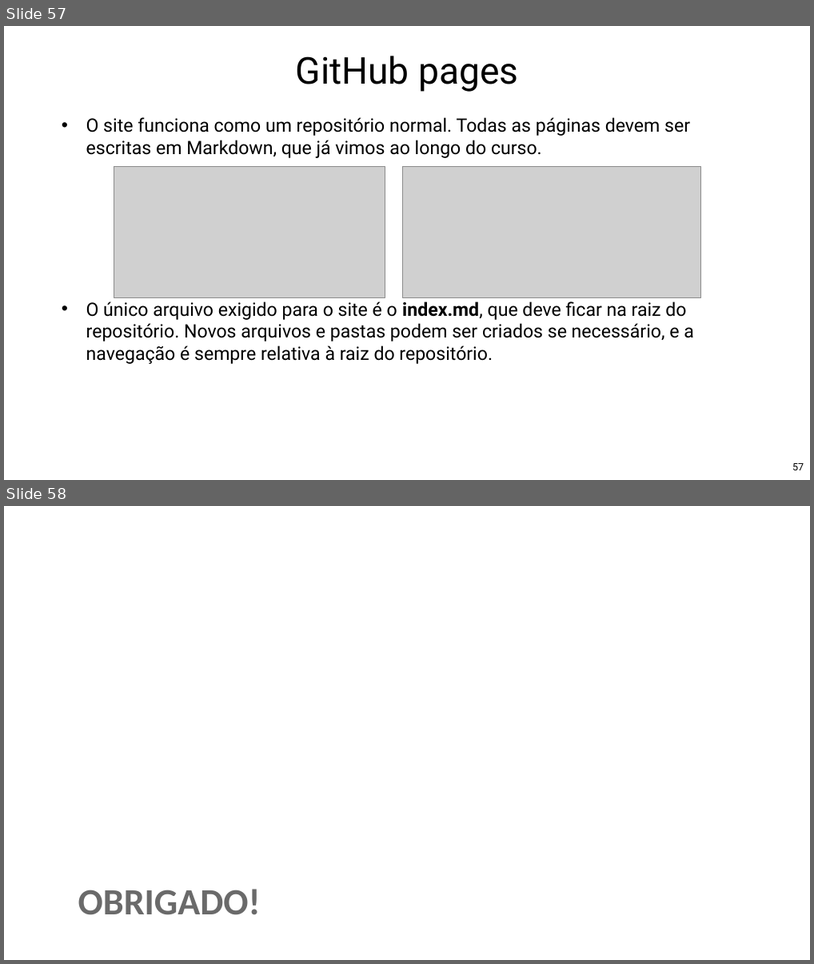
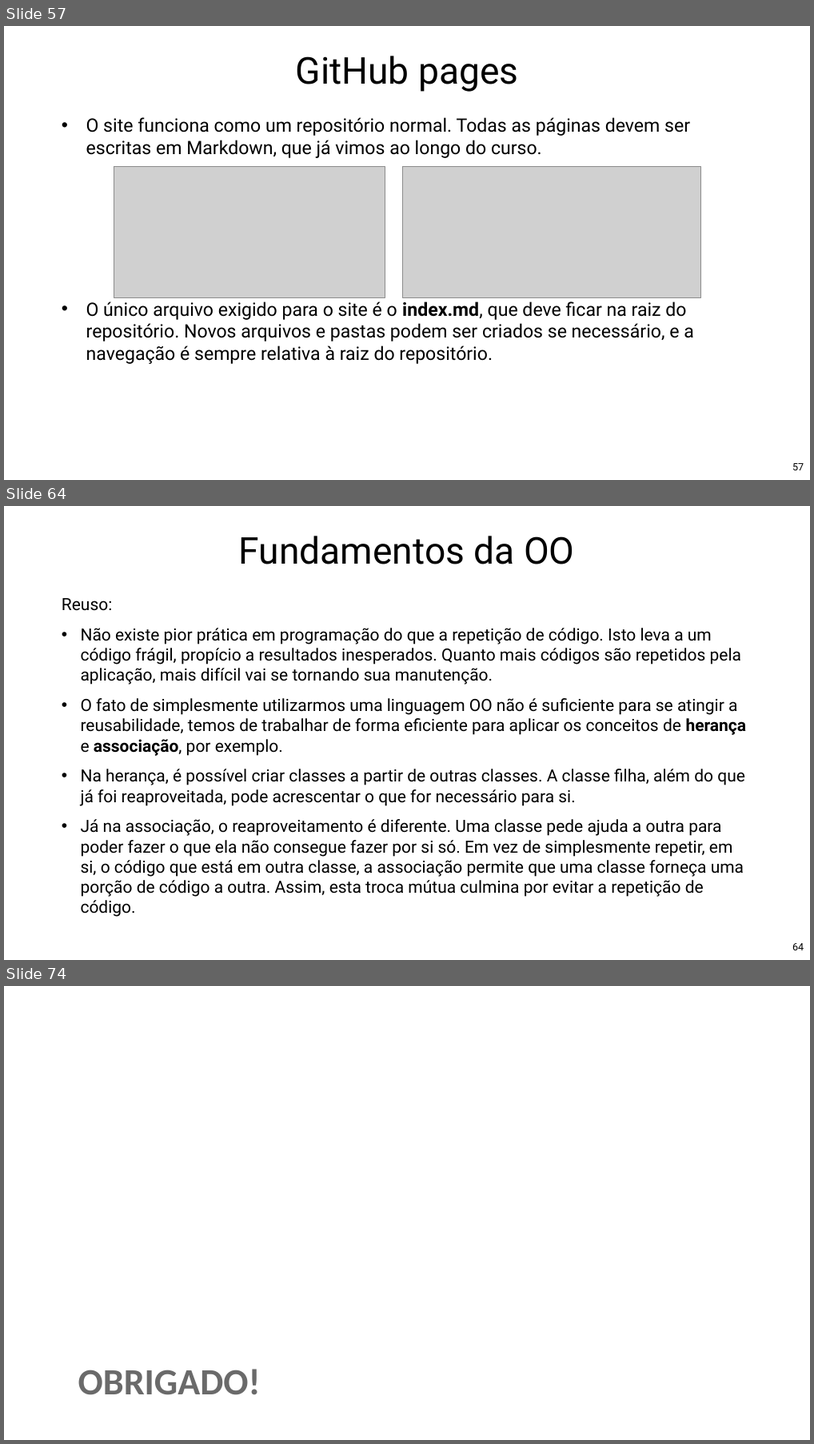
Before and after one commit to Pedrorocha13/2021.1-progoo, a slide deck: materiais/slides.pptx. Shown one above the other, each under a label of ours: slides 57 and 58 before the commit, slides 57, 64 and 74 after it; the slides between them are not shown. The pictures are 814x964 and 814x1444 pixels, drawn with LibreOffice and Linux fonts; fonts in the diff are those of the drawing; grey boxes stand for pictures; background and template pictures are left out. Boxes give left, top, right and bottom in pixels: in the first picture for what was removed or moved away, otherwise in the second. Text is boxed around its words. In the diff, an @@ line names an element or a change of style, - is before the commit and + after.

Commit message:
Incluída aula sobre fundamentos

```diff
--- a/materiais/slides.pptx
+++ b/materiais/slides.pptx
@@ slide 64 added at (x1=4, y1=506, x2=810, y2=960), background picture (left out) @@
@@ title added at (x1=239, y1=536, x2=574, y2=564), 88 pt, text #000000 @@
+Fundamentos da OO
@@ text added at (x1=62, y1=598, x2=747, y2=916), 40 pt, text #000000 @@
+Reuso:
+• Não existe pior prática em programação do que a repetição de código. Isto leva a um código frágil, propício a resultados inesperados. Quanto mais códigos são repetidos pela aplicação, mais difícil vai se tornando sua manutenção.
+• O fato de simplesmente utilizarmos uma linguagem OO não é suficiente para se atingir a reusabilidade, temos de trabalhar de forma eficiente para aplicar os conceitos de herança e associação, por exemplo.
+• Na herança, é possível criar classes a partir de outras classes. A classe filha, além do que já foi reaproveitada, pode acrescentar o que for necessário para si.
+• Já na associação, o reaproveitamento é diferente. Uma classe pede ajuda a outra para poder fazer o que ela não consegue fazer por si só. Em vez de simplesmente repetir, em si, o código que está em outra classe, a associação permite que uma classe forneça uma porção de código a outra. Assim, esta troca mútua culmina por evitar a repetição de código.
@@ page number added at (x1=793, y1=943, x2=804, y2=950), 24 pt, text #000000 @@
+64
@@ what was slide 58 is now slide 74 @@
```
Also in this commit, not shown: 1 slide changed, 15 other slides added.
